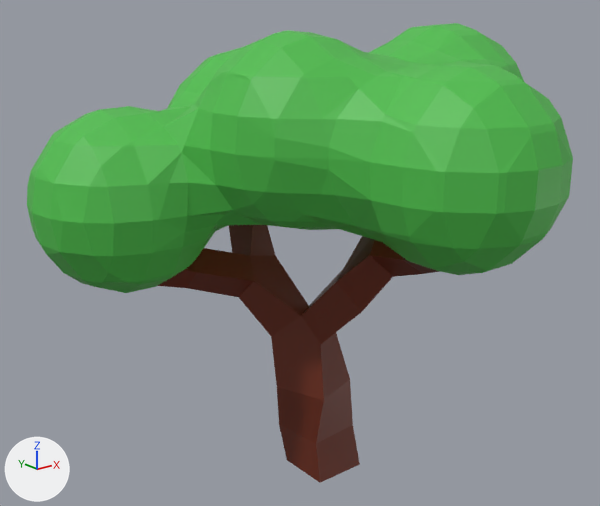
The glTF model Resources/3D/Tree.glb as it was, and as the next commit left it.
Camera for both pictures: a camera (50 mm lens) standing at (-8.81, -10.33, 7.98) and looking at (-0.63, -0.1, 3.89). Lighting does not change. The marker at lower left points along +X, +Y and +Z. Where no turn or scale is listed for an object, it has been applied to the vertices.

Names of what the first picture shows: 'Cube', 'Mball.005'.
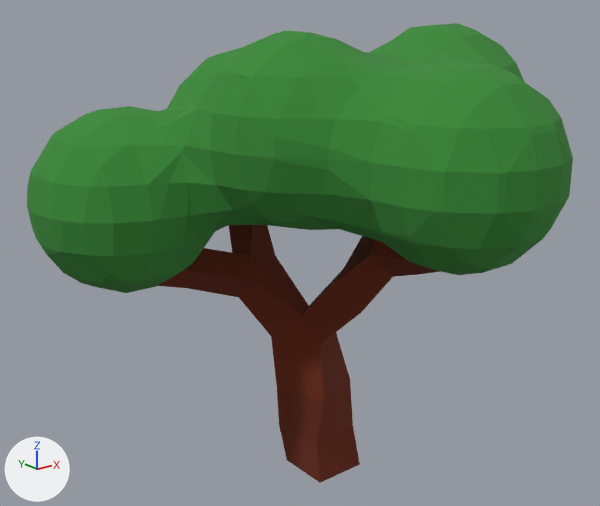
Commit message: - Tree roughness

Changed parts and their boxes (x1, y1, x2, y2) in the pictures (600 x 506 px):
'Mball.005', recoloured, surface changed: (27, 23, 573, 293) in both

The change, as a list of edits to the scene's bpy script:
```text
Change mat_leaves:
    mat_leaves.base_color: (0.0752, 0.518, 0.0704) -> (0.0393, 0.251, 0.0369)  # green #4ebf4b -> green #388936
    mat_leaves.roughness: 0.5 -> 1.0
```
